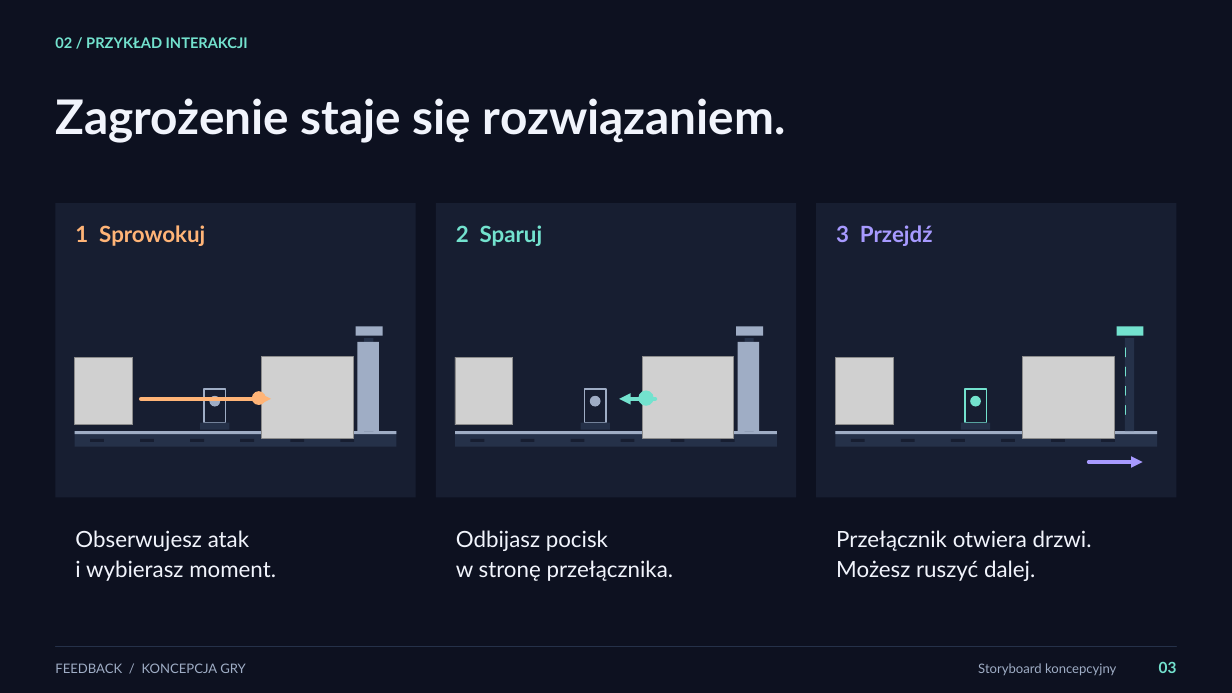
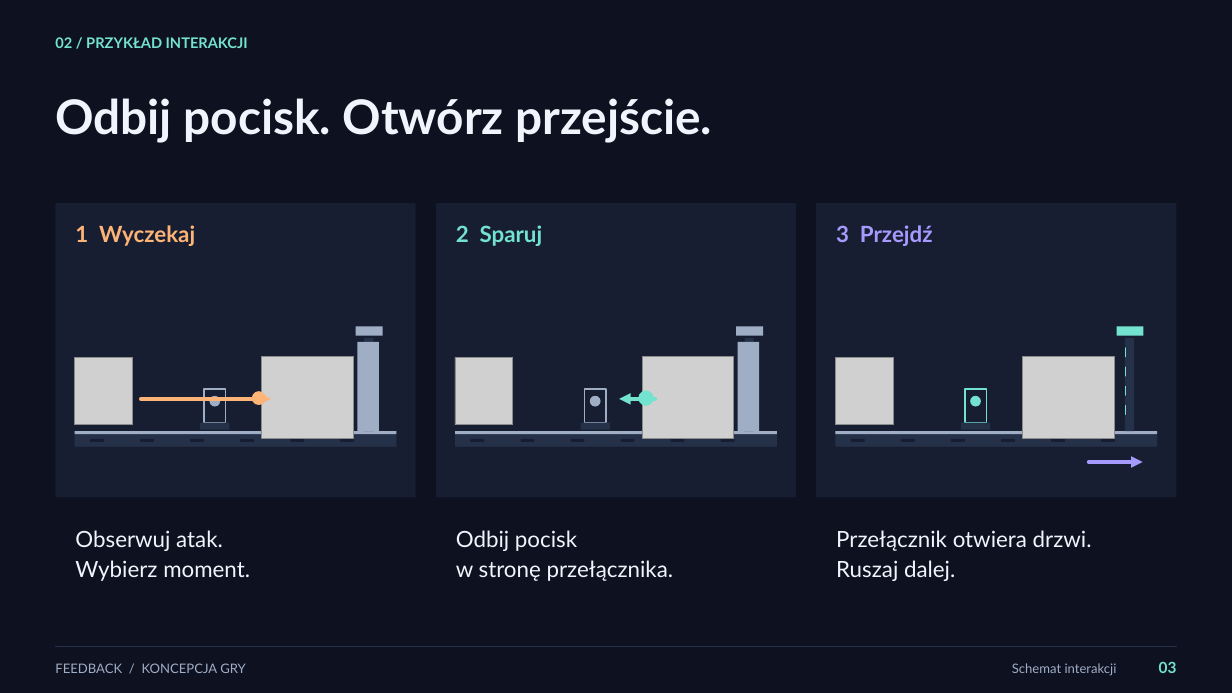
Before and after one commit to 1180779/feedback, a slide deck: slide 3 of psw/pitch_slides/feedback-pitch.pptx. Drawn at 1232x693 pixels with LibreOffice and Linux fonts; fonts in the diff are those of the drawing; grey boxes stand for pictures. Boxes give left, top, right and bottom in pixels: in the first picture for what was removed or moved away, otherwise in the second. Text is boxed around its words. In the diff, an @@ line names an element or a change of style, - is before the commit and + after.

```diff
--- a/psw/pitch_slides/feedback-pitch.pptx
+++ b/psw/pitch_slides/feedback-pitch.pptx
@@ text at bbox=[55, 98, 712, 143]: text changed @@
-Zagrożenie staje się rozwiązaniem.
+Odbij pocisk. Otwórz przejście.
@@ text at bbox=[75, 225, 195, 246]: text changed @@
-1 Sprowokuj
+1 Wyczekaj
@@ text at bbox=[75, 530, 250, 581]: text changed @@
-Obserwujesz atak
-i wybierasz moment.
+Obserwuj atak.
+Wybierz moment.
@@ text at bbox=[456, 530, 577, 551]: text changed @@
-Odbijasz pocisk
+Odbij pocisk
@@ text at bbox=[836, 560, 955, 581]: text changed @@
-Możesz ruszyć dalej.
+Ruszaj dalej.
@@ text at bbox=[1012, 663, 1117, 676]: text changed @@
-Storyboard koncepcyjny
+Schemat interakcji
```
Also in this commit, not shown: 8 other slides changed, 5 other files.
